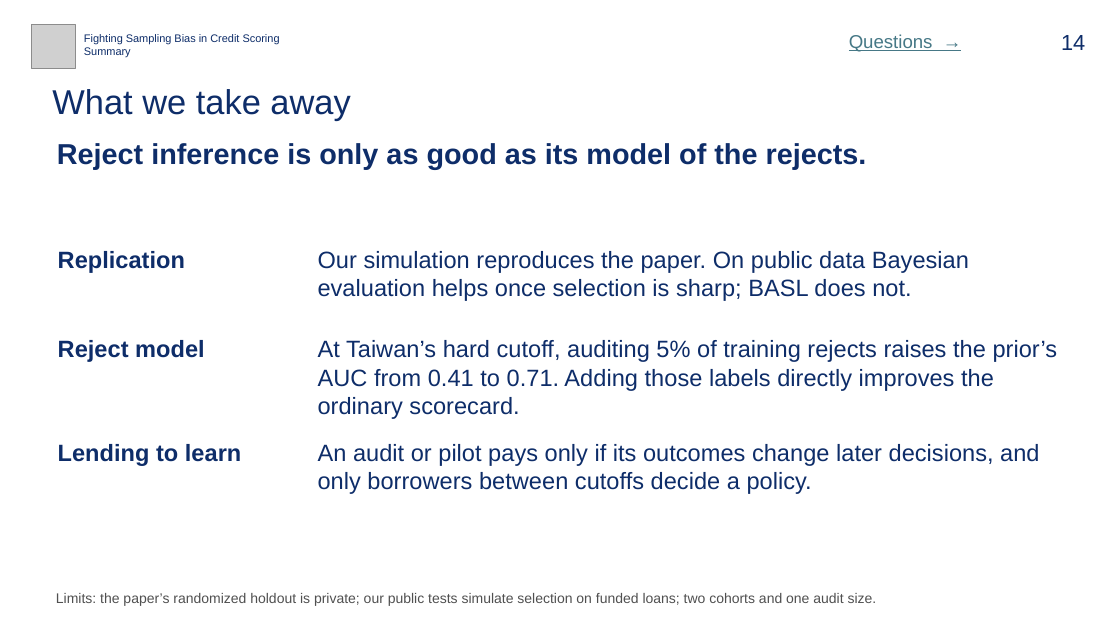
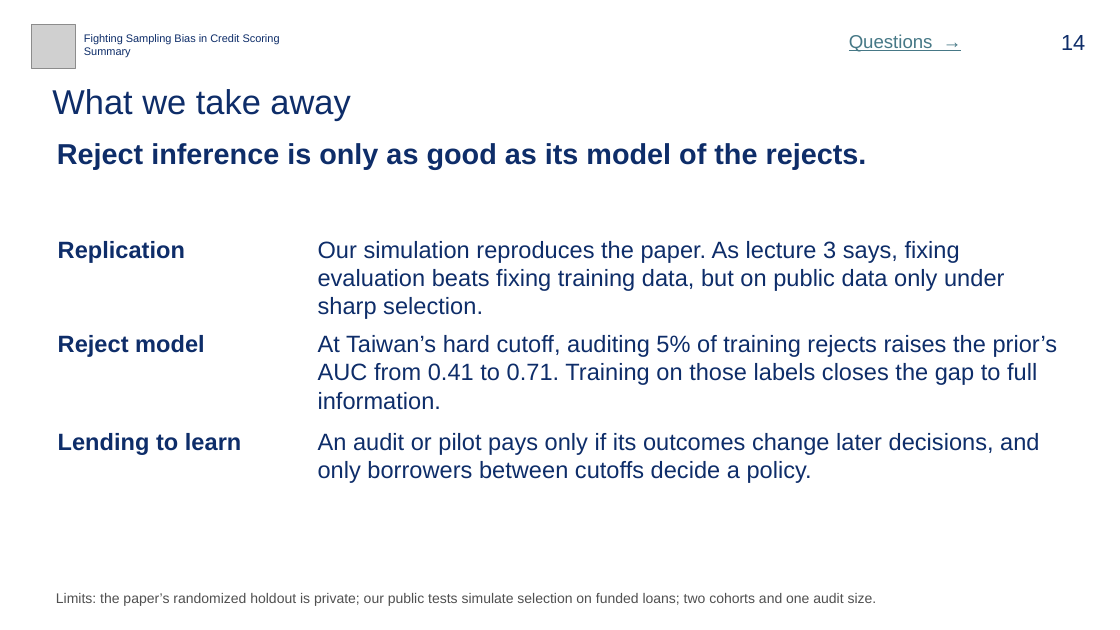
Before and after one commit to bigpurota/paper11, a slide deck: slide 14 of slides/paper11.pptx. Drawn at 1120x630 pixels with LibreOffice and Linux fonts; fonts in the diff are those of the drawing; grey boxes stand for pictures. Boxes give left, top, right and bottom in pixels: in the first picture for what was removed or moved away, otherwise in the second. Text is boxed around its words. In the diff, an @@ line names an element or a change of style, - is before the commit and + after.

```diff
--- a/slides/paper11.pptx
+++ b/slides/paper11.pptx
@@ text at [318, 241, 1004, 319]: text changed @@
-Our simulation reproduces the paper. On public data Bayesian evaluation helps once selection is sharp; BASL does not.
+Our simulation reproduces the paper. As lecture 3 says, fixing evaluation beats fixing training data, but on public data only under sharp selection.
@@ text "Reject model": place and size @@
-text "Reject model" at [58, 340, 205, 362]
+text "Reject model" at [58, 335, 205, 357]
@@ text at [318, 335, 1058, 410]: text changed @@
-At Taiwan’s hard cutoff, auditing 5% of training rejects raises the prior’s AUC from 0.41 to 0.71. Adding those labels directly improves the ordinary scorecard.
+At Taiwan’s hard cutoff, auditing 5% of training rejects raises the prior’s AUC from 0.41 to 0.71. Training on those labels closes the gap to full information.
@@ 3 texts: place and size @@
-3 texts at [58, 251, 1039, 494]
+3 texts at [58, 241, 1039, 483]
```
Also in this commit, not shown: 6 other slides changed, 23 other files.
